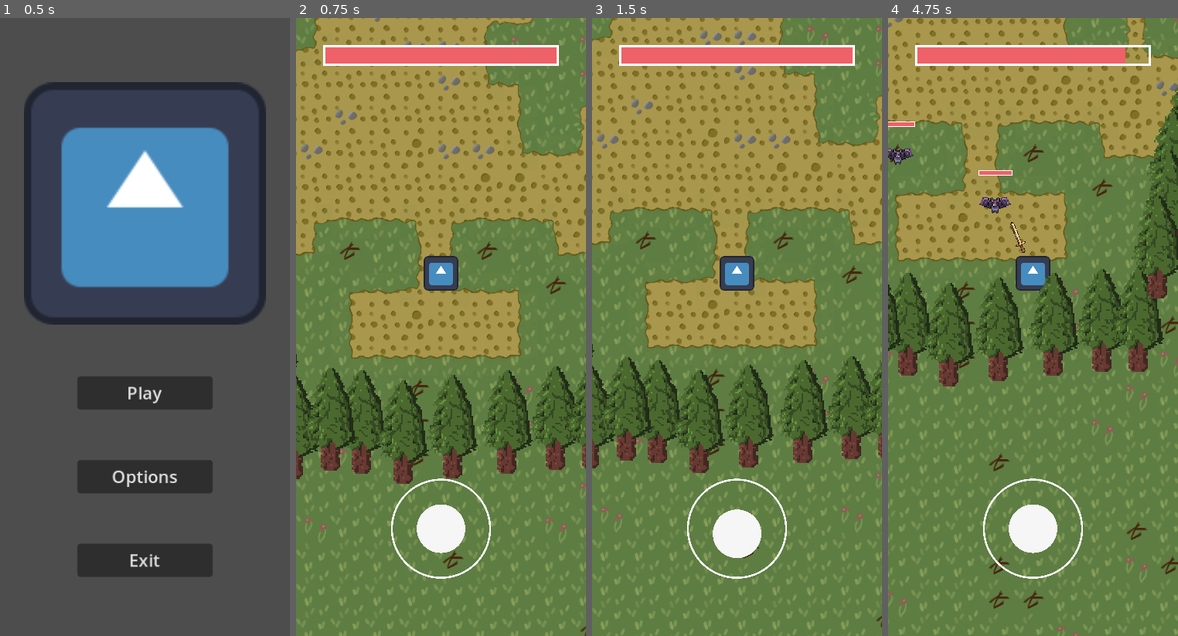
Above: before the commit, frames 1-4 (left to right).
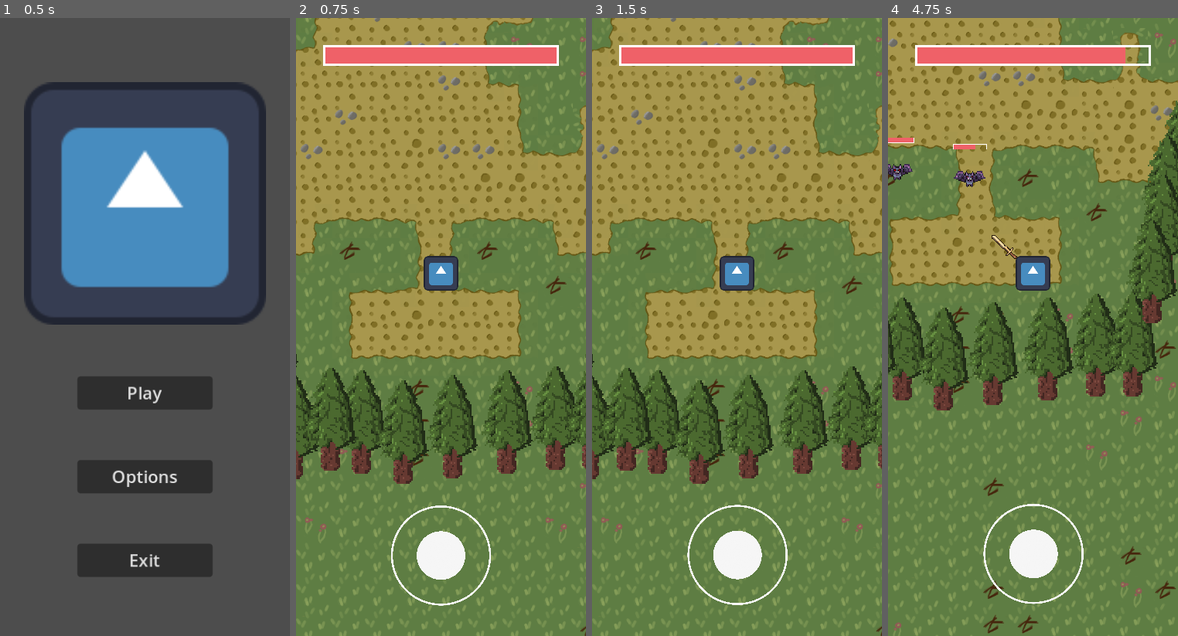
Above: after the commit, the same moments.

Repository: Solidwave/snowdragon
Game: Godot game, scene res://UI/Menu/Menu.tscn
Same seed, same stepped clock (60 frames per second), same inputs: the game is played once before the commit and once after it. The engine's default icon, where the game draws it, is replaced by a stand-in: a white triangle on a blue panel in a dark square.
Inputs (mouse positions are in pixels of both pictures, inside the frame that each line leads up to; where the layout moved, square brackets give the same spot in the first picture):
- Up to frame 1 (0.5 s): no input
- Up to frame 2 (0.75 s): click "Play" at 0.5 s
- Up to frame 3 (1.5 s): click (737, 555) at 1.27 s
- Up to frame 4 (4.75 s): click (1033, 555) [1033, 530] at 2 s; click (1033, 555) [1033, 530] at 2.75 s; click (1033, 555) at 3.52 s; click (1033, 555) [1033, 530] at 4.25 s

Frame 1 is identical in both runs. In frame 2, 1.9% of the frame differs, in the area x 32-68%, y 74-96%; in frame 3, 26%; in frame 4, 34%, in the area x 0-100%, y 0-100%.

Commit message:
feat: joystick tweaks

Diff:
--- a/Scenes/Joystick/Joystick.tscn
+++ b/Scenes/Joystick/Joystick.tscn
@@ -8,6 +8,12 @@
 [node name="Joystick" type="Control"]
 layout_mode = 3
 anchors_preset = 0
+offset_left = 20.0
+offset_top = 20.0
+offset_right = 20.0
+offset_bottom = 20.0
+size_flags_horizontal = 4
+size_flags_vertical = 4
 script = ExtResource("1_3ngrb")
 
 [node name="Knob" type="Sprite2D" parent="."]
--- a/Scenes/Joystick/Knob.gd
+++ b/Scenes/Joystick/Knob.gd
@@ -26,6 +26,8 @@
 		global_position = lerp(global_position, parent.global_position, delta*10)
 		parent.posVector = Vector2.ZERO
 
+
+
 func calulateVector():
 	if abs((global_position.x - parent.global_position.x)) >= deadzone:
 		parent.posVector.x = (global_position.x - parent.global_position.x)/maxLength
--- /dev/null
+++ b/Scenes/Player/JoystickArea.gd
@@ -0,0 +1,12 @@
+extends TextureButton
+
+@onready var joystick = $Joystick
+
+# Called when the node enters the scene tree for the first time.
+func _ready():
+	set_process_input(true)
+
+func _input(event):
+	if event is InputEventScreenTouch and event.pressed:
+		if(get_rect().has_point(event.position)):
+			joystick.global_position = event.position
--- a/Scenes/Player/Player.gd
+++ b/Scenes/Player/Player.gd
@@ -11,6 +11,8 @@
 
 var enemyCollision : KinematicCollision2D = null
 
+func _ready():
+	set_process_input(true)
 func _physics_process(_delta):
 	move_and_slide()
 
--- a/Scenes/Player/Player.tscn
+++ b/Scenes/Player/Player.tscn
@@ -1,7 +1,8 @@
-[gd_scene load_steps=15 format=3 uid="uid://bffvn3ulcjrlc"]
+[gd_scene load_steps=16 format=3 uid="uid://bffvn3ulcjrlc"]
 
 [ext_resource type="Script" path="res://Scenes/Player/Player.gd" id="1_0kf8f"]
 [ext_resource type="Texture2D" uid="uid://db83ugra0srar" path="res://icon.svg" id="2_ajv2h"]
+[ext_resource type="Script" path="res://Scenes/Player/JoystickArea.gd" id="3_j8gog"]
 [ext_resource type="PackedScene" uid="uid://b3h544mgpoegf" path="res://Scenes/Joystick/Joystick.tscn" id="3_w4dpy"]
 [ext_resource type="PackedScene" uid="uid://b720lua30f1lc" path="res://Scenes/KnockbackComponent/knockback_component.tscn" id="4_32oy3"]
 [ext_resource type="Script" path="res://Scenes/HealthComponent/HealthComponent.gd" id="4_qyxpy"]
@@ -24,7 +25,7 @@
 scale = Vector2(10, 10)
 collision_mask = 3
 script = ExtResource("1_0kf8f")
-joystick = NodePath("CanvasLayer/MarginContainer/Joystick")
+joystick = NodePath("CanvasLayer/MarginContainer/VBoxContainer/TextureButton/Joystick")
 hitbox = NodePath("HitboxComponent")
 
 [node name="CanvasLayer" type="CanvasLayer" parent="."]
@@ -38,15 +39,38 @@
 theme_override_constants/margin_left = 50
 theme_override_constants/margin_top = 50
 theme_override_constants/margin_right = 50
-theme_override_constants/margin_bottom = 200
+theme_override_constants/margin_bottom = 50
 
-[node name="HealthBar" parent="CanvasLayer/MarginContainer" instance=ExtResource("8_yb0ip")]
+[node name="VBoxContainer" type="VBoxContainer" parent="CanvasLayer/MarginContainer"]
 layout_mode = 2
 
-[node name="Joystick" parent="CanvasLayer/MarginContainer" instance=ExtResource("3_w4dpy")]
+[node name="HealthBar" parent="CanvasLayer/MarginContainer/VBoxContainer" instance=ExtResource("8_yb0ip")]
 layout_mode = 2
-size_flags_horizontal = 4
-size_flags_vertical = 8
+
+[node name="Control" type="Control" parent="CanvasLayer/MarginContainer/VBoxContainer"]
+layout_mode = 2
+size_flags_vertical = 3
+size_flags_stretch_ratio = 4.0
+
+[node name="TextureButton" type="TextureButton" parent="CanvasLayer/MarginContainer/VBoxContainer"]
+layout_mode = 2
+size_flags_vertical = 3
+script = ExtResource("3_j8gog")
+
+[node name="Joystick" parent="CanvasLayer/MarginContainer/VBoxContainer/TextureButton" instance=ExtResource("3_w4dpy")]
+layout_mode = 1
+anchors_preset = 8
+anchor_left = 0.5
+anchor_top = 0.5
+anchor_right = 0.5
+anchor_bottom = 0.5
+offset_left = 0.0
+offset_top = 0.0
+offset_right = 0.0
+offset_bottom = 0.0
+grow_horizontal = 2
+grow_vertical = 2
+size_flags_vertical = 10
 
 [node name="Sprite2D" type="Sprite2D" parent="."]
 scale = Vector2(0.05, 0.05)
@@ -58,7 +82,7 @@
 [node name="HealthComponent" type="Node2D" parent="." node_paths=PackedStringArray("healthBar")]
 script = ExtResource("4_qyxpy")
 maxHealth = 100
-healthBar = NodePath("../CanvasLayer/MarginContainer/HealthBar")
+healthBar = NodePath("../CanvasLayer/MarginContainer/VBoxContainer/HealthBar")
 
 [node name="KnockbackComponent" parent="." node_paths=PackedStringArray("target") instance=ExtResource("4_32oy3")]
 target = NodePath("..")
@@ -88,3 +112,5 @@
 
 [node name="PlayerStunned" type="Node" parent="StateMachine"]
 script = ExtResource("11_w6vsv")
+
+[connection signal="button_down" from="CanvasLayer/MarginContainer/VBoxContainer/TextureButton" to="." method="_on_texture_button_button_down"]
--- a/project.godot
+++ b/project.godot
@@ -20,9 +20,13 @@
 window/size/viewport_width=540
 window/size/viewport_height=1152
 window/stretch/mode="canvas_items"
-window/stretch/aspect="expand"
+window/stretch/aspect="ignore"
 window/stretch/scale=2.0
 window/handheld/orientation=1
+
+[input_devices]
+
+pointing/emulate_touch_from_mouse=true
 
 [rendering]
 
